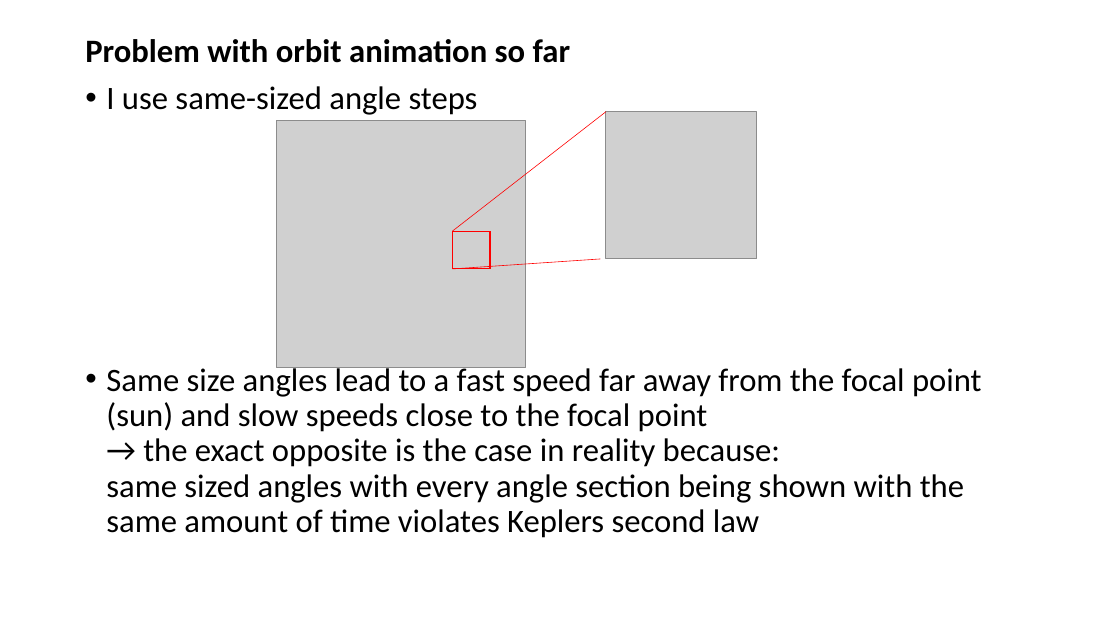
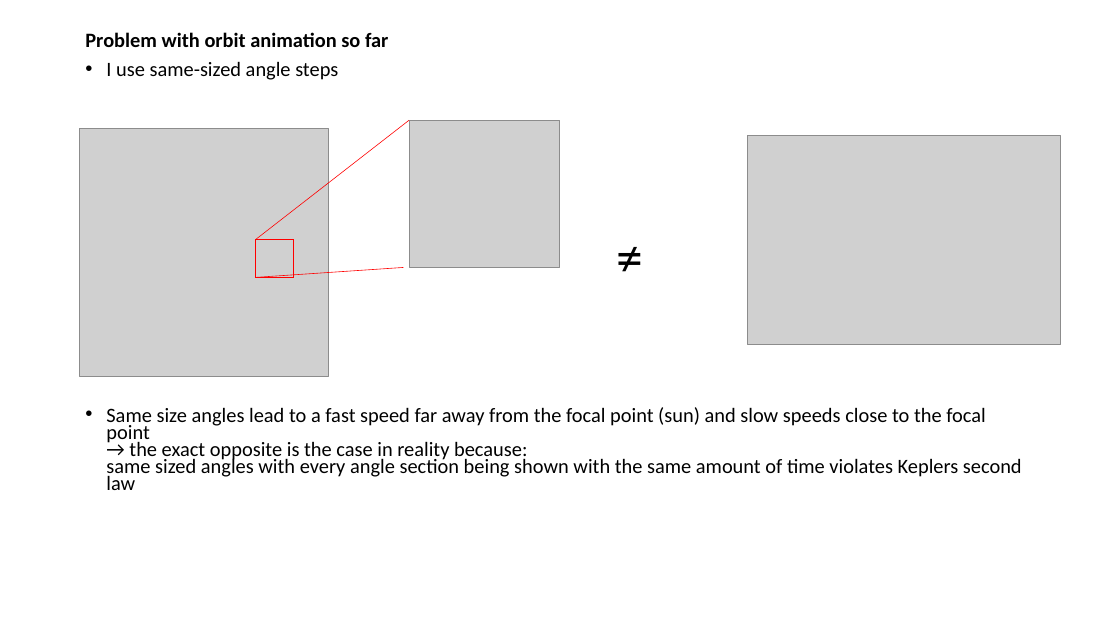
Before and after one commit to tibet1987/galaxySpeed, a slide deck: slide 3 of docu_and_plots/thoughts_and_revelations_during_this_project.pptx. Drawn at 1120x630 pixels with LibreOffice and Linux fonts; fonts in the diff are those of the drawing; grey boxes stand for pictures. Boxes give left, top, right and bottom in pixels: in the first picture for what was removed or moved away, otherwise in the second. Text is boxed around its words. In the diff, an @@ line names an element or a change of style, - is before the commit and + after.

```diff
--- a/docu_and_plots/thoughts_and_revelations_during_this_project.pptx
+++ b/docu_and_plots/thoughts_and_revelations_during_this_project.pptx
@@ text "Problem with orbit animation so ..." at (x1=85, y1=32, x2=1022, y2=490): size 28 to 17.5 pt; line spacing 0.9 to 0.7 @@
@@ line moved from (606, 112) - (453, 231) to (409, 120) - (255, 239) @@
@@ picture added at (x1=748, y1=135, x2=1060, y2=344) @@
@@ rectangle moved from (x1=453, y1=231, x2=491, y2=269) to (x1=255, y1=239, x2=293, y2=277) @@
@@ text added at (x1=608, y1=218, x2=669, y2=292), 46 pt, text #000000 @@
+≠
@@ 2 pictures, 1 line moved together from (x1=276, y1=112, x2=757, y2=368) to (x1=79, y1=120, x2=560, y2=376) @@
```
Also in this commit, not shown: 1 other slide changed, 2 slides added, 1 slide removed, 1 other file.
